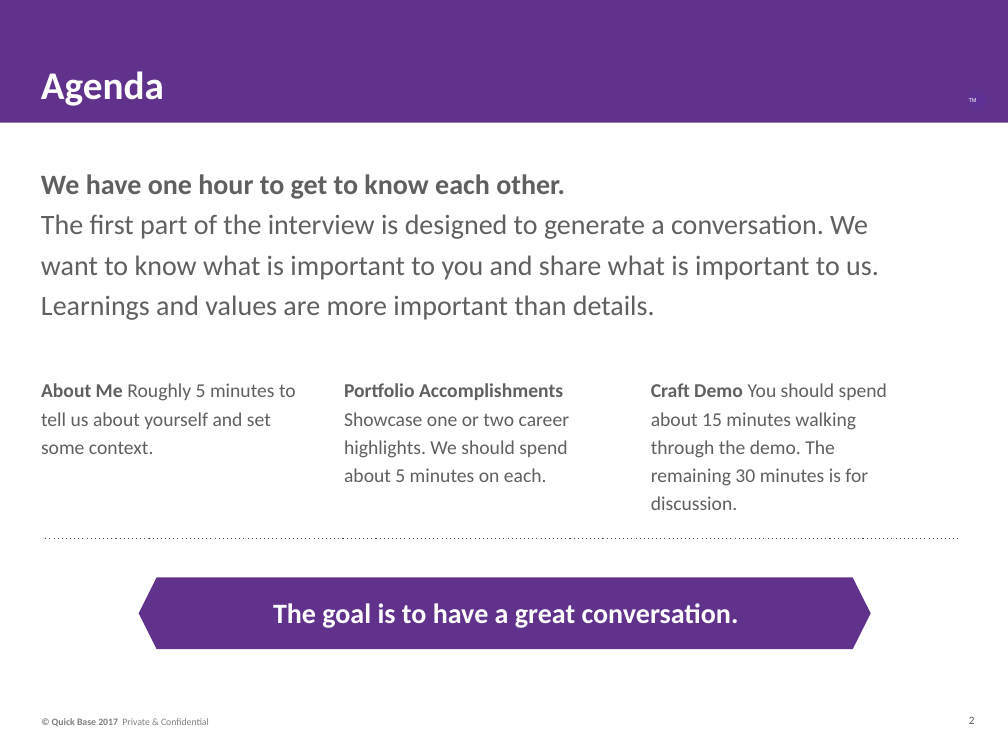
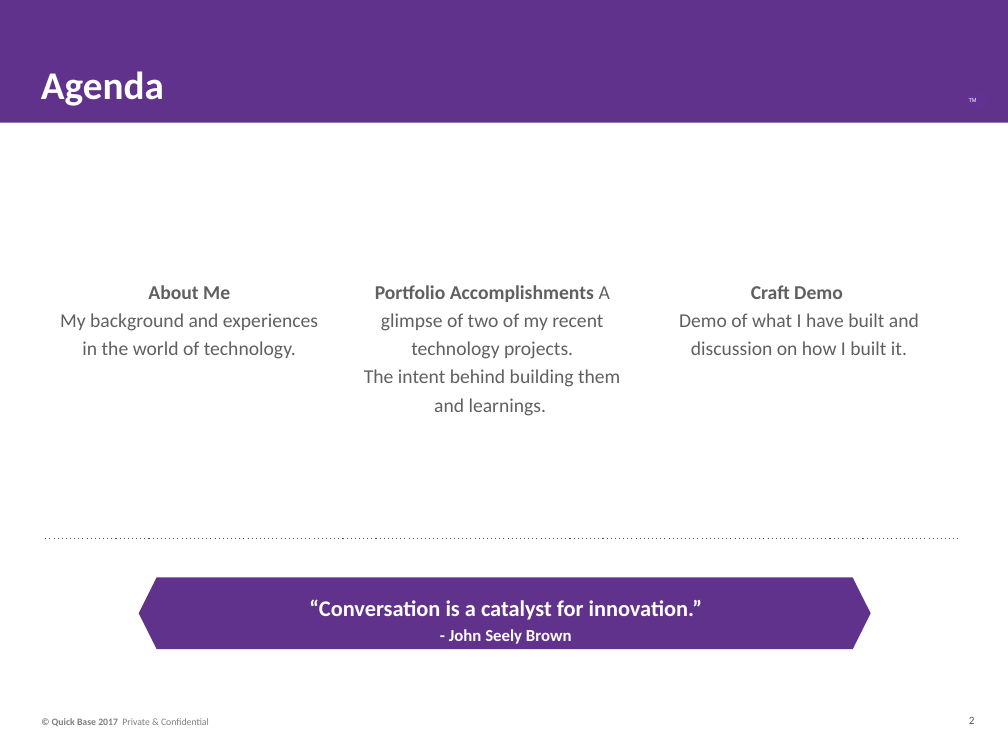
Before and after one commit to ghodkesujay/field-builder-craft-demo, a slide deck: slide 2 of QuickBase_CraftDemo_Presentation_SujayGhodke.pptx. Drawn at 1008x756 pixels with LibreOffice and Linux fonts; fonts in the diff are those of the drawing; background and template pictures are left out. Boxes give left, top, right and bottom in pixels: in the first picture for what was removed or moved away, otherwise in the second. Text is boxed around its words. In the diff, an @@ line names an element or a change of style, - is before the commit and + after.

Commit message:
Updated Final Presentation file
Updated the missing slide of Agenda

```diff
--- a/QuickBase_CraftDemo_Presentation_SujayGhodke.pptx
+++ b/QuickBase_CraftDemo_Presentation_SujayGhodke.pptx
@@ text removed at (41,174,879,320) @@
-We have one hour to get to know each other.
-The first part of the interview is designed to generate a conversation. We want to know what is important to you and share what is important to us. Learnings and values are more important than details.
@@ text at (60,285,318,359): text changed @@
-About Me Roughly 5 minutes to tell us about yourself and set some context.
+About Me
+My background and experiences in the world of technology.
@@ text at (364,285,620,416): text changed @@
-Portfolio Accomplishments Showcase one or two career highlights. We should spend about 5 minutes on each.
+Portfolio Accomplishments A glimpse of two of my recent technology projects.
+The intent behind building them and learnings.
@@ text at (679,285,919,355): text changed @@
-Craft Demo You should spend about 15 minutes walking through the demo. The remaining 30 minutes is for discussion.
+Craft Demo
+Demo of what I have built and discussion on how I built it.
@@ text at (309,599,703,644): text changed; size 20 to 16 pt @@
-The goal is to have a great conversation.
+“Conversation is a catalyst for innovation.”
+- John Seely Brown
+.
```
